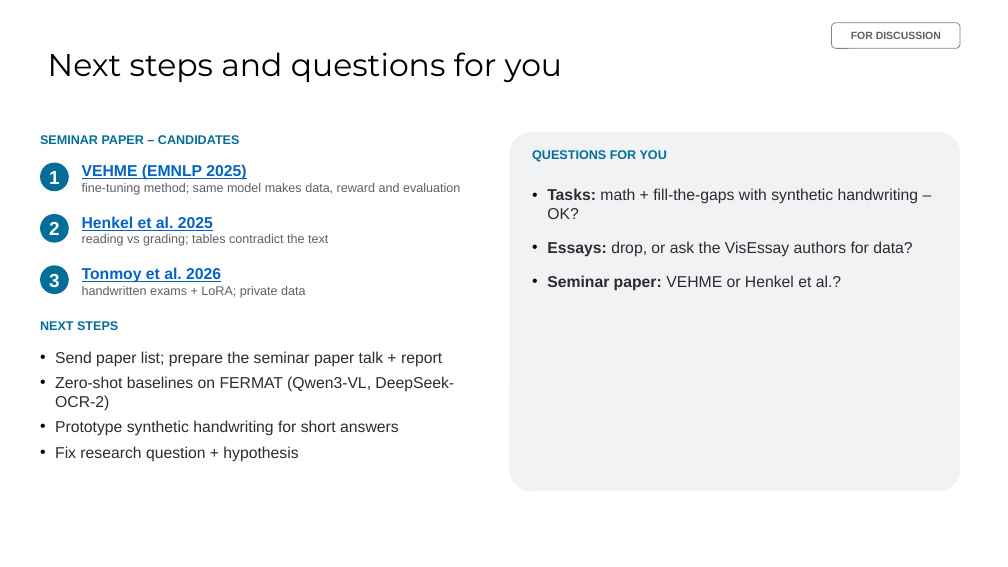
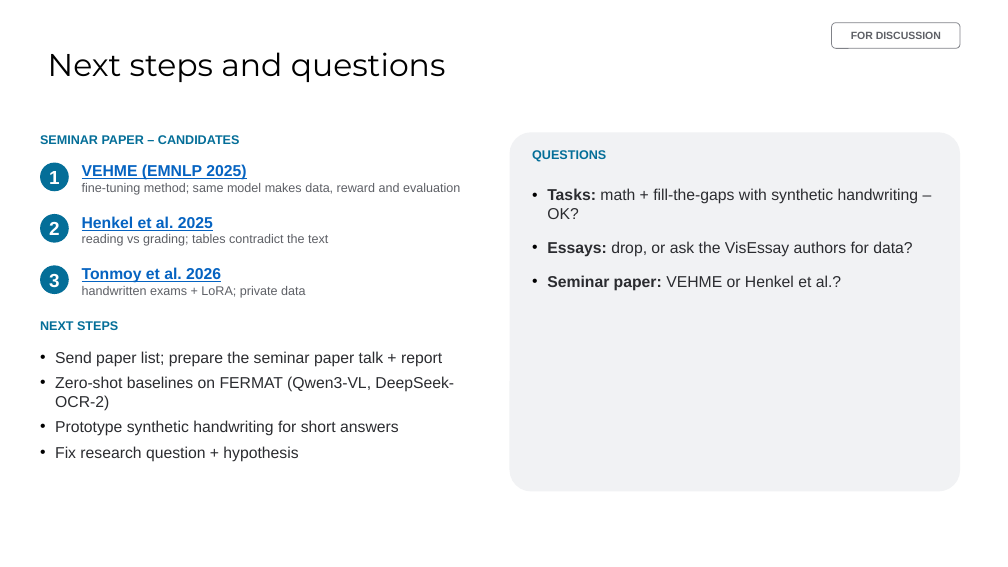
Before and after one commit to AlfiyaZi/ai-seminar, a slide deck: slide 5 of AI_Seminar_Meeting2.pptx. Drawn at 1008x567 pixels with LibreOffice and Linux fonts; fonts in the diff are those of the drawing; background and template pictures are left out. Boxes give left, top, right and bottom in pixels: in the first picture for what was removed or moved away, otherwise in the second. Text is boxed around its words. In the diff, an @@ line names an element or a change of style, - is before the commit and + after.

```diff
--- a/AI_Seminar_Meeting2.pptx
+++ b/AI_Seminar_Meeting2.pptx
@@ title at box(48, 52, 446, 82): text changed @@
-Next steps and questions for you
+Next steps and questions
@@ text at box(532, 150, 606, 162): text changed @@
-QUESTIONS FOR YOU
+QUESTIONS
```
Also in this commit, not shown: 2 other files.
